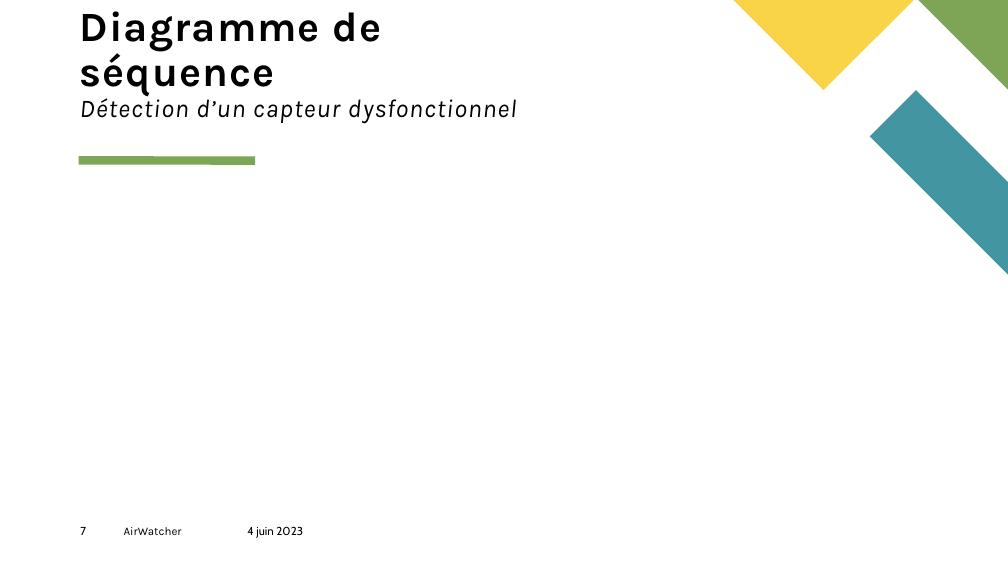
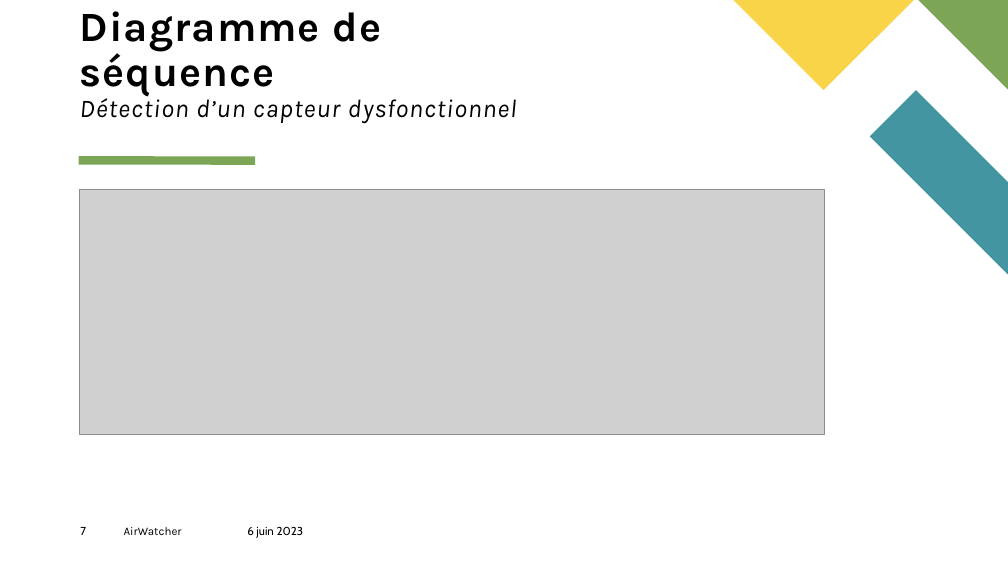
Before and after one commit to swan-maillard/INSA-3A-AirWatcher, a slide deck: slide 7 of PresentationUML.pptx. Drawn at 1008x567 pixels with LibreOffice and Linux fonts; fonts in the diff are those of the drawing; grey boxes stand for pictures. Boxes give left, top, right and bottom in pixels: in the first picture for what was removed or moved away, otherwise in the second. Text is boxed around its words. In the diff, an @@ line names an element or a change of style, - is before the commit and + after.

```diff
--- a/PresentationUML.pptx
+++ b/PresentationUML.pptx
@@ picture added at (79, 189, 824, 435) @@
@@ text at (247, 526, 304, 538): text changed @@
-4 juin 2023
+6 juin 2023
```
Also in this commit, not shown: 7 other slides changed, 2 slides added, 1 other file.
